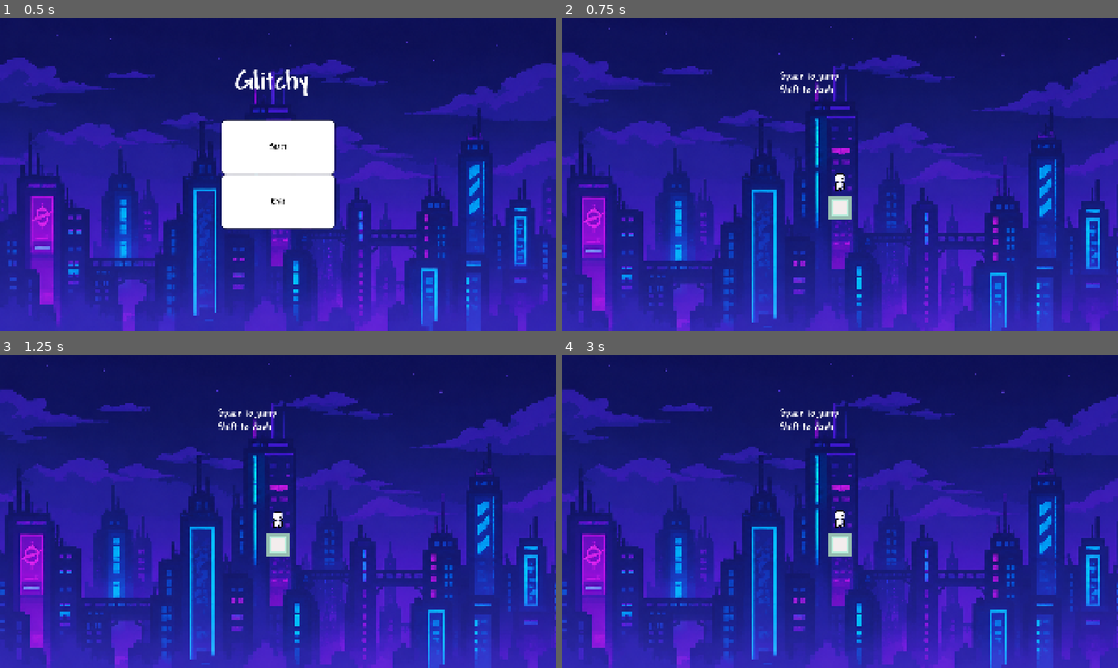
Above: before the commit, frames 1-4 (two rows, left to right).
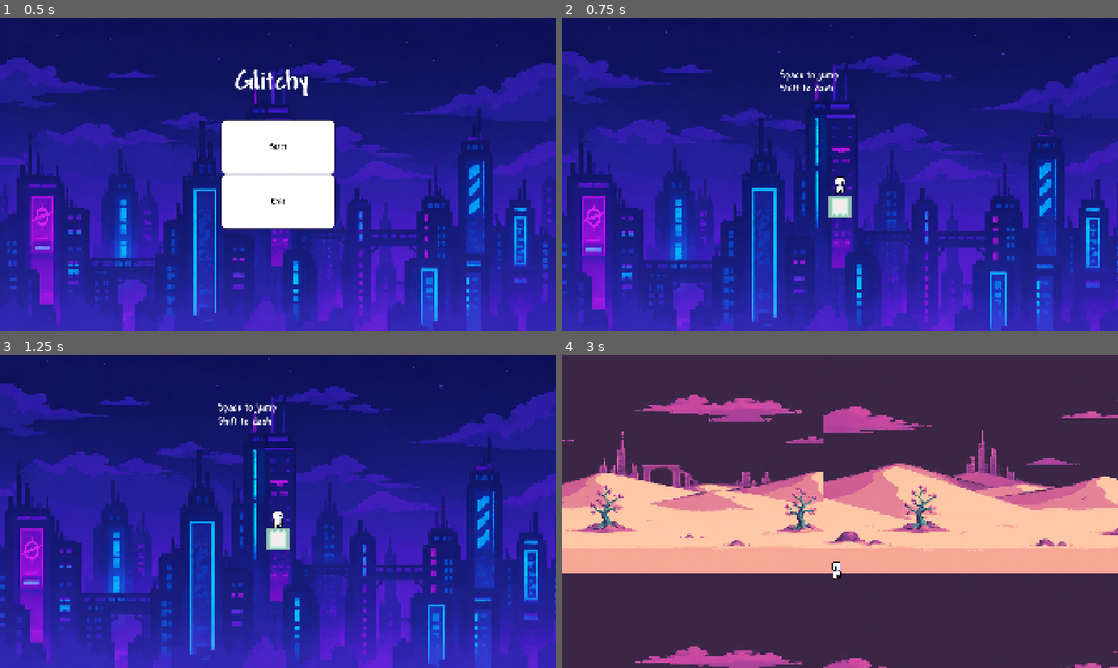
Above: after the commit, the same moments.

Repository: DanielPavlov175/Glitchy
Game: Godot game, scene res://scenes/main_menu.tscn
Two runs of this game, one before a commit and one after it. Both use one fixed random seed, a clock stepped at 60 frames per second and the inputs below.
Inputs:
- Up to frame 1 (0.5 s): no input
- Up to frame 2 (0.75 s): click "Start" at 0.5 s
- Up to frame 3 (1.25 s): no input
- Up to frame 4 (3 s): hold A (move_right) 1.28-2.78 s; tap Space (jump) at 1.35, 1.52, 1.82, 2.27, 2.3, 2.57 s; tap Shift (dash) at 2.1 s; hold D (move_left) from 2.78 s (still down); tap R (glitch) at 2.85 s

Frame 1 is identical in both runs. In frame 2, 4.1% of the frame differs, in the area x 0-100%, y 2-100%; in frame 3, 14%; in frame 4, 100%, in the area x 0-100%, y 0-100%.
Error before the commit: Parse Error: Used space character for indentation instead of tab as used before in the file. (res://scripts/player.gd:80)

Commit message:
Update player.gd

Diff:
--- a/glitchy/scripts/player.gd
+++ b/glitchy/scripts/player.gd
@@ -77,13 +77,13 @@
 
 #update the animation based on the player's state
 func update_animation() -> void:
-    var next_animation: String = "idle"
+	var next_animation: String = "idle"
 
-    if not is_on_floor():
-        next_animation = "jump"
-    elif absf(velocity.x) > 1.0:
-        next_animation = "move"
+	if not is_on_floor():
+		next_animation = "jump"
+	elif absf(velocity.x) > 1.0:
+		next_animation = "move"
 
-    if next_animation != current_movement_animation:
-        animation.play(next_animation)
-        current_movement_animation = next_animation
+	if next_animation != current_movement_animation:
+		animation.play(next_animation)
+	current_movement_animation = next_animation
